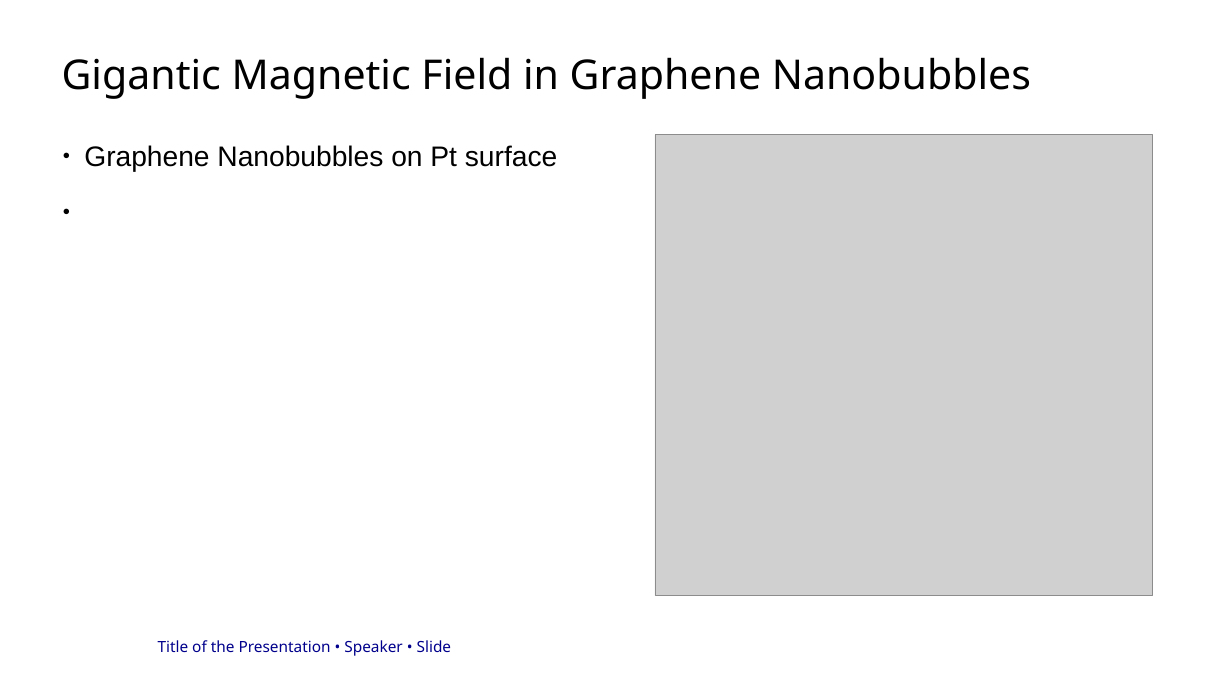
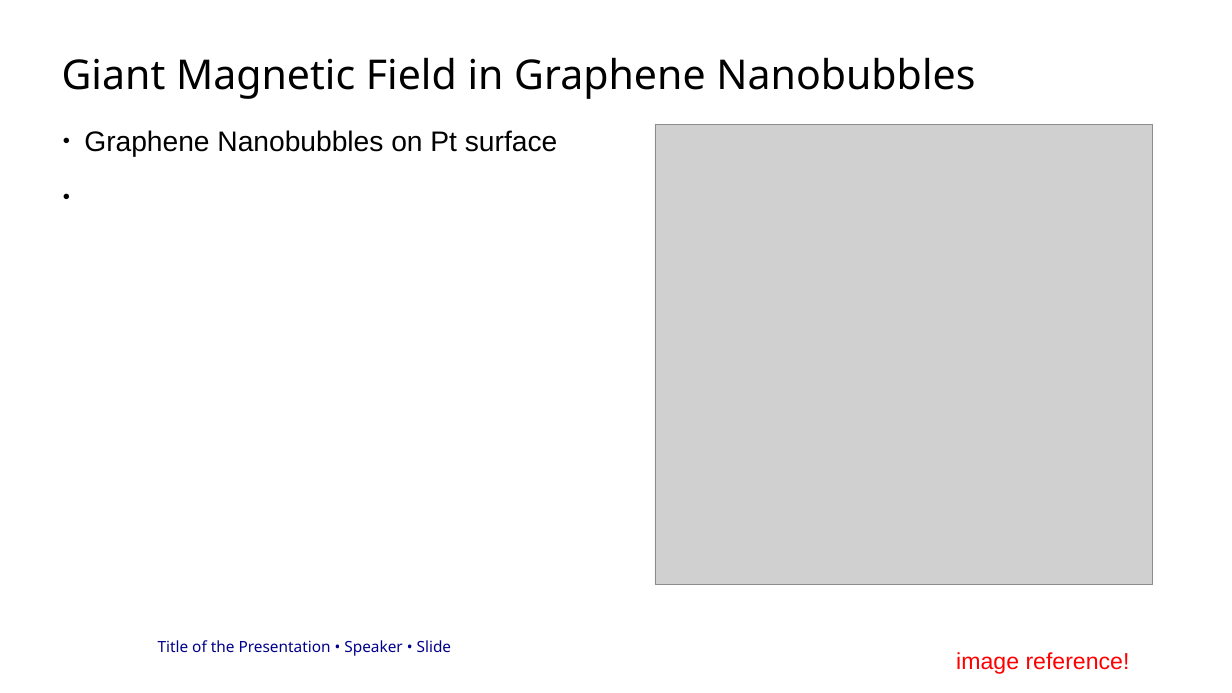
Before and after one commit to ElSickleRick/MP_wiki, a slide deck: slide 4 of WARB_presentation/präsi.odp. Drawn at 1232x693 pixels with LibreOffice and Linux fonts; fonts in the diff are those of the drawing; grey boxes stand for pictures; background and template pictures are left out. Boxes give left, top, right and bottom in pixels: in the first picture for what was removed or moved away, otherwise in the second. Text is boxed around its words. In the diff, an @@ line names an element or a change of style, - is before the commit and + after.

```diff
--- a/WARB_presentation/präsi.odp
+++ b/WARB_presentation/präsi.odp
@@ title at (62, 57, 975, 99): text changed @@
-Gigantic Magnetic Field in Graphene Nanobubbles
+Giant Magnetic Field in Graphene Nanobubbles
@@ text "Graphene Nanobubbles on Pt surface": place and size @@
-text "Graphene Nanobubbles on Pt surface" at (84, 145, 557, 172)
+text "Graphene Nanobubbles on Pt surface" at (84, 130, 557, 157)
@@ picture: place and size @@
-picture at (655, 135, 1153, 596)
+picture at (655, 124, 1153, 585)
@@ text added at (956, 652, 1130, 674), 18 pt, text #FF0000 @@
+image reference!
```
Also in this commit, not shown: 3 other slides changed, 5 slides added, 1 slide removed.
